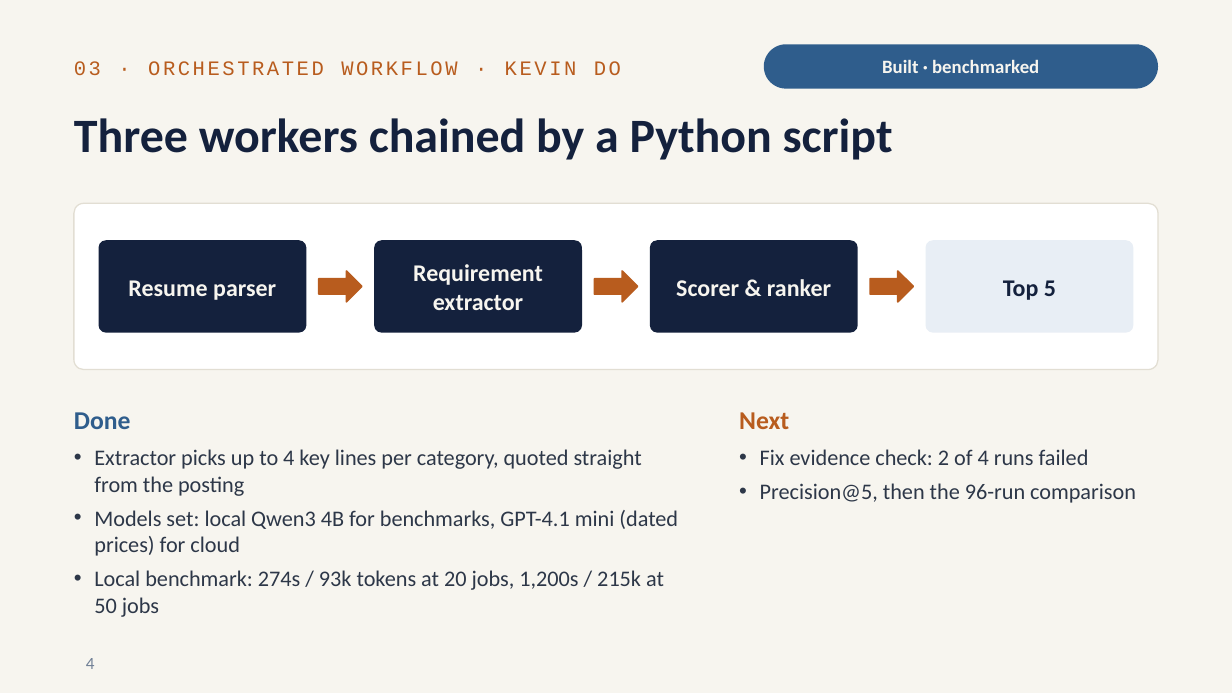
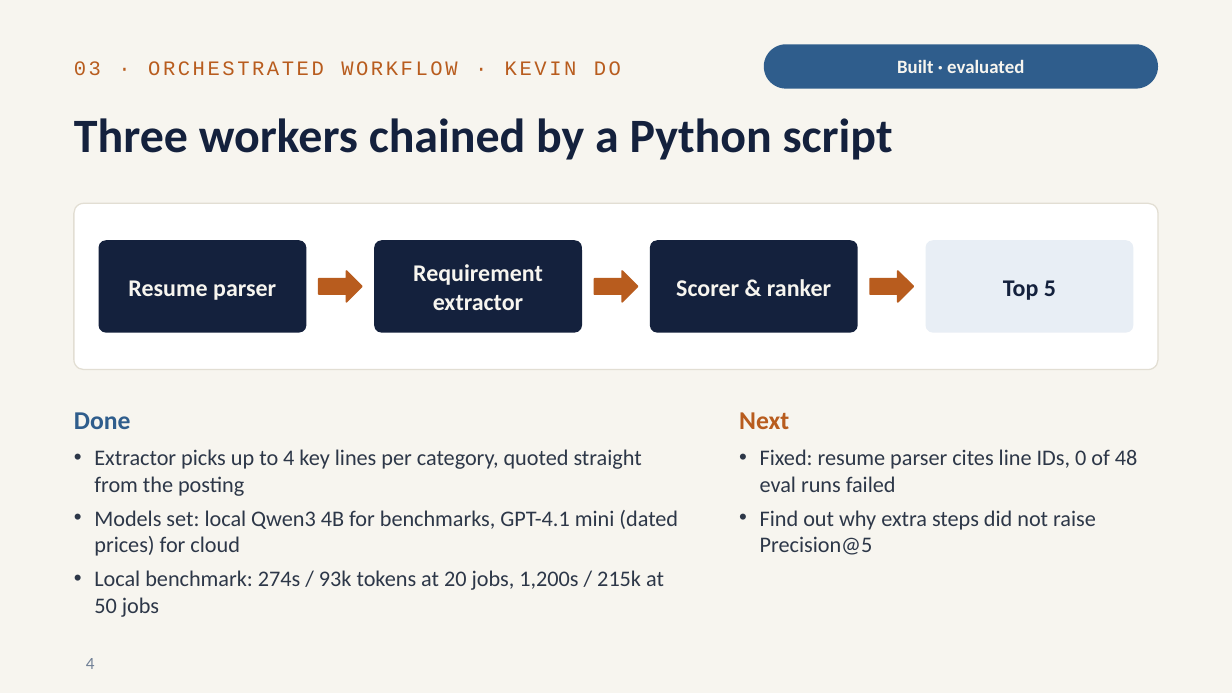
Before and after one commit to RitvikNeerattil/agentic_resume_matcher, a slide deck: slide 4 of progress_update_2026-10.pptx. Drawn at 1232x693 pixels with LibreOffice and Linux fonts; fonts in the diff are those of the drawing. Boxes give left, top, right and bottom in pixels: in the first picture for what was removed or moved away, otherwise in the second. Text is boxed around its words. In the diff, an @@ line names an element or a change of style, - is before the commit and + after.

```diff
--- a/progress_update_2026-10.pptx
+++ b/progress_update_2026-10.pptx
@@ text in rounded rectangle at (897,60,1024,73): text changed @@
-Built · benchmarked
+Built · evaluated
@@ text at (760,449,1138,555): text changed @@
-• Fix evidence check: 2 of 4 runs failed
-• Precision@5, then the 96-run comparison
+• Fixed: resume parser cites line IDs, 0 of 48 eval runs failed
+• Find out why extra steps did not raise Precision@5
```
Also in this commit, not shown: 2 other slides changed, 1 slide added, 4 other files.
